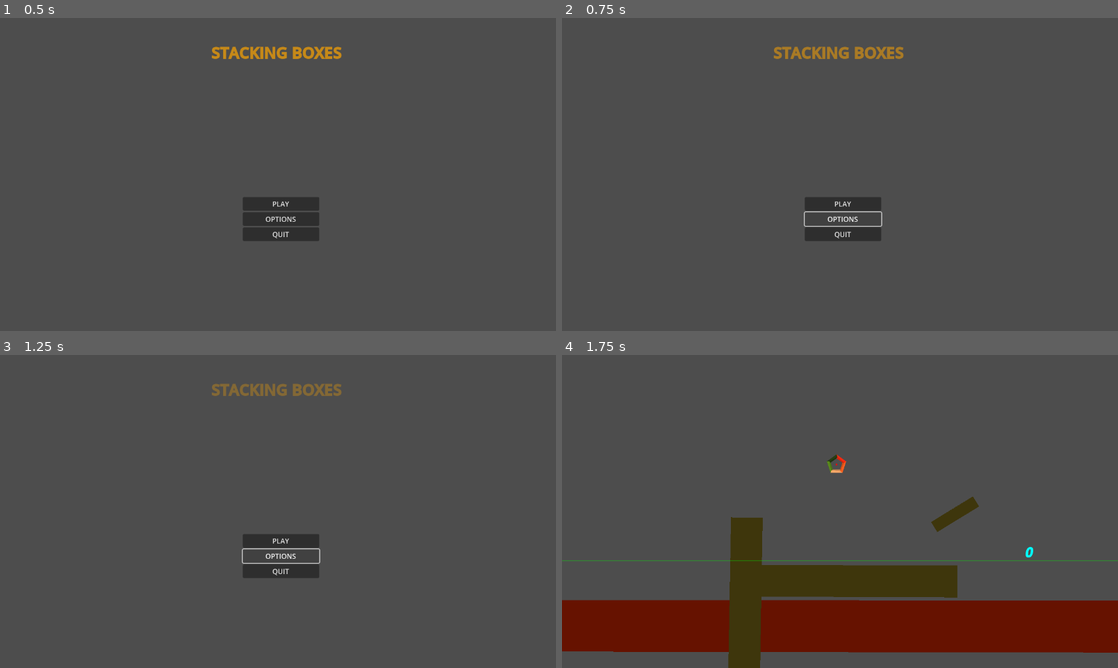
Above: before the commit, frames 1-4 (two rows, left to right).
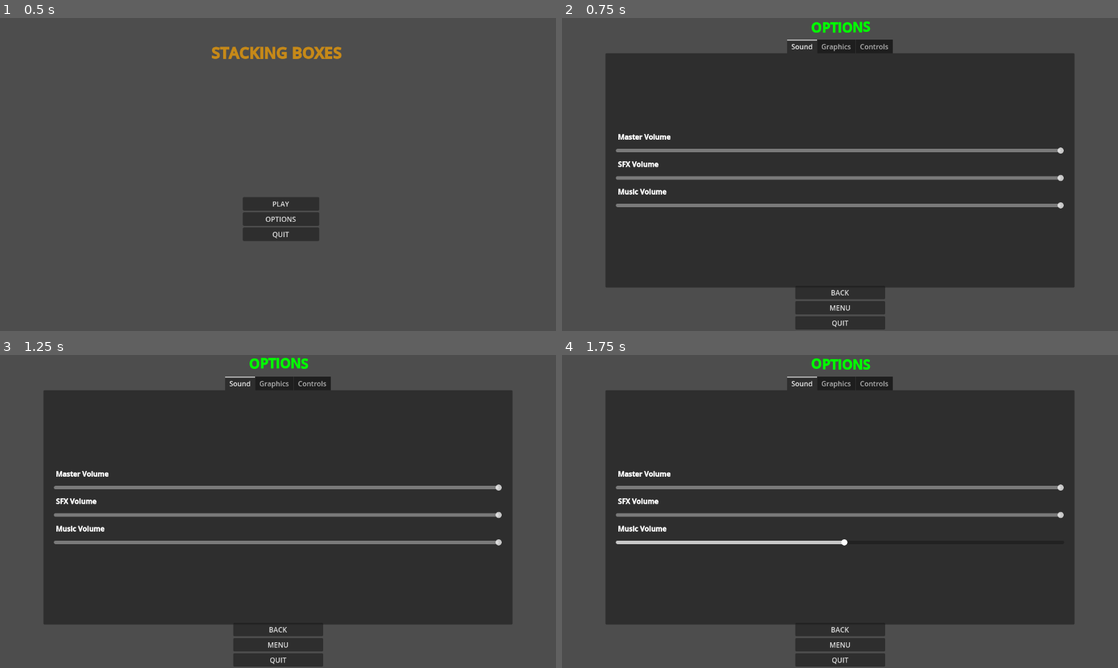
Above: after the commit, the same moments.

Repository: CodyI20/stacking-boxes
Game: Godot game, scene res://Scenes/main_menu.tscn
Same seed, same stepped clock (60 frames per second), same inputs: the game is played once before the commit and once after it. This scene is started directly instead of the project's main scene. The engine's default icon, where the game draws it, is replaced by a stand-in: a white triangle on a blue panel in a dark square.
Inputs (mouse positions are in pixels of both pictures, inside the frame that each line leads up to):
- Up to frame 1 (0.5 s): no input
- Up to frame 2 (0.75 s): click "OPTIONS" at 0.5 s
- Up to frame 3 (1.25 s): no input
- Up to frame 4 (1.75 s): click (845, 539) at 1.25 s, where only the run before the commit has a clickable "PLAY"

Frame 1 is identical in both runs. In frame 2, 64% of the frame differs, in the area x 7-93%, y 0-100%; in frame 3, 64%; in frame 4, 75%, in the area x 0-100%, y 0-100%.
Error before the commit: Invalid call. Nonexistent function 'enable_options_menu' in base 'Node (Utility.gd)'. (res://GDScripts/main_menu.gd:8)

Commit message:
Updates
- Added a tab container for the settings
- Set the process mode of the AudioManager root to "Always" so that the music doesn't stop playing when the game is paused (STILL WIP WITH THE VFX)

Diff:
--- a/GDScripts/main_menu.gd
+++ b/GDScripts/main_menu.gd
@@ -5,7 +5,7 @@
 	Utility.go_to_game_scene()
 
 func _on_options_button_pressed() -> void:
-	Utility.enable_options_menu()
+	Utility.toggle_options_menu(true)
 
 func _on_quit_button_pressed() -> void:
 	Utility.quit_game()
--- a/GDScripts/options.gd
+++ b/GDScripts/options.gd
@@ -9,12 +9,12 @@
 var SFX_VOLUME_INDEX = AudioServer.get_bus_index("SFX")
 #endregion
 
-@onready var resolutions: OptionButton = $OptionsContainer/Resolution/Resolutions
-@onready var window_modes: OptionButton = $OptionsContainer/Resolution/WindowModes
-@onready var v_sync: CheckButton = $"OptionsContainer/Resolution/V-SYNC"
-@onready var master_slider: HSlider = $OptionsContainer/Audio/MasterSlider
-@onready var sfx_slider: HSlider = $OptionsContainer/Audio/SFXSlider
-@onready var music_slider: HSlider = $OptionsContainer/Audio/MusicSlider
+@export var resolutions: OptionButton
+@export var window_modes: OptionButton
+@export var v_sync: CheckButton
+@export var master_slider: HSlider
+@export var sfx_slider: HSlider
+@export var music_slider: HSlider
 
 
 # Called when the node enters the scene tree for the first time.
@@ -33,7 +33,6 @@
 	resolutions.selected = saved_settings.resolution_index
 	DisplayServer.window_set_mode(saved_settings.window_mode)
 	window_modes.selected = saved_settings.window_mode_index
-	center_window(window_modes.selected)
 	DisplayServer.window_set_vsync_mode(saved_settings.v_sync)
 	v_sync.button_pressed = saved_settings.v_sync_bool
 	AudioServer.set_bus_volume_db(MASTER_VOLUME_INDEX, linear2db(clamp(saved_settings.master_volume/100, 0.0, 1.0)))
@@ -58,11 +57,6 @@
 
 	DisplayServer.window_set_size(res_vector)
 
-	# Center the window
-	var screen_size = DisplayServer.screen_get_size()
-	var window_pos = (screen_size - res_vector) / 2
-	DisplayServer.window_set_position(window_pos)
-
 	saved_settings.resolution = res_vector
 	saved_settings.resolution_index = index
 	saved_settings.save()
@@ -73,23 +67,16 @@
 		0:
 			window_mode = DisplayServer.WINDOW_MODE_FULLSCREEN
 		1:
-			DisplayServer.WINDOW_MODE_WINDOWED
+			window_mode = DisplayServer.WINDOW_MODE_WINDOWED
 
 	DisplayServer.window_set_mode(window_mode)
+	DisplayServer.window_set_size(saved_settings.resolution)
 
-	center_window(window_mode)
 
 	saved_settings.window_mode = window_mode
 	saved_settings.window_mode_index = index
 	saved_settings.save()
 
-func center_window(window_mode) -> void:
-	# Center the window
-	if window_mode == DisplayServer.WINDOW_MODE_WINDOWED:
-		var window_size = DisplayServer.window_get_size()
-		var screen_size = DisplayServer.screen_get_size()
-		var window_position = (screen_size - window_size) / 2
-		DisplayServer.window_set_position(window_position)
 
 func _on_vsync_toggled(toggled_on: bool) -> void:
 	if toggled_on:
--- a/Scenes/audio_manager.tscn
+++ b/Scenes/audio_manager.tscn
@@ -5,6 +5,7 @@
 [ext_resource type="AudioStream" uid="uid://dpym8twhbbb53" path="res://Art/Audio/SFX/Object dropped sound.wav" id="3_1pu34"]
 
 [node name="AudioManager" type="Node"]
+process_mode = 3
 script = ExtResource("1_oy5s5")
 
 [node name="BACKGROUND_MUSIC" type="AudioStreamPlayer" parent="."]
--- a/Scenes/options.tscn
+++ b/Scenes/options.tscn
@@ -1,13 +1,14 @@
-[gd_scene load_steps=4 format=3 uid="uid://dk1rgtf8maf0i"]
+[gd_scene load_steps=5 format=3 uid="uid://dk1rgtf8maf0i"]
 
 [ext_resource type="Script" path="res://GDScripts/options.gd" id="1_8iwmn"]
 [ext_resource type="Shader" path="res://Art/Shaders/PauseMenu.gdshader" id="2_2g48d"]
+[ext_resource type="PackedScene" uid="uid://b4mfu0ifno2bj" path="res://Scenes/settings_tab_container.tscn" id="3_wrwmt"]
 
 [sub_resource type="ShaderMaterial" id="ShaderMaterial_ay1a2"]
 shader = ExtResource("2_2g48d")
 shader_parameter/lod = 0.8
 
-[node name="Options" type="Control"]
+[node name="Options" type="Control" node_paths=PackedStringArray("resolutions", "window_modes", "v_sync", "master_slider", "sfx_slider", "music_slider")]
 layout_mode = 3
 anchors_preset = 15
 anchor_right = 1.0
@@ -15,6 +16,12 @@
 grow_horizontal = 2
 grow_vertical = 2
 script = ExtResource("1_8iwmn")
+resolutions = NodePath("SettingsTabContainer/TabContainer/Graphics/MarginContainer/VBoxContainer/Resolutions")
+window_modes = NodePath("SettingsTabContainer/TabContainer/Graphics/MarginContainer/VBoxContainer/WindowModes")
+v_sync = NodePath("SettingsTabContainer/TabContainer/Graphics/MarginContainer/VBoxContainer/V-SYNC")
+master_slider = NodePath("SettingsTabContainer/TabContainer/Sound/MarginContainer/VBoxContainer/MasterSlider")
+sfx_slider = NodePath("SettingsTabContainer/TabContainer/Sound/MarginContainer/VBoxContainer/SFXSlider")
+music_slider = NodePath("SettingsTabContainer/TabContainer/Sound/MarginContainer/VBoxContainer/MusicSlider")
 
 [node name="Blur" type="ColorRect" parent="."]
 material = SubResource("ShaderMaterial_ay1a2")
@@ -25,124 +32,34 @@
 grow_horizontal = 2
 grow_vertical = 2
 
+[node name="SettingsTabContainer" parent="." instance=ExtResource("3_wrwmt")]
+layout_mode = 1
+
 [node name="RichTextLabel" type="RichTextLabel" parent="."]
 layout_mode = 1
-anchors_preset = -1
-anchor_left = 0.517188
-anchor_top = 0.102
-anchor_right = 0.517188
-anchor_bottom = 0.102
-offset_left = -75.8
-offset_top = -27.096
-offset_right = 75.2
-offset_bottom = 26.904
+anchors_preset = 5
+anchor_left = 0.5
+anchor_right = 0.5
+offset_left = -75.5
+offset_right = 75.5
+offset_bottom = 54.0
 grow_horizontal = 2
 bbcode_enabled = true
 text = "[b][color=GREEN][wave amp = 0.01 frequency=0.2][font_size=30] OPTIONS"
-metadata/_edit_use_anchors_ = true
-
-[node name="OptionsContainer" type="VBoxContainer" parent="."]
-layout_mode = 1
-anchors_preset = -1
-anchor_left = 0.515
-anchor_top = 0.5
-anchor_right = 0.515
-anchor_bottom = 0.5
-offset_left = -328.199
-offset_top = -224.0
-offset_right = 328.801
-offset_bottom = 205.0
-metadata/_edit_use_anchors_ = true
-
-[node name="Resolution" type="VBoxContainer" parent="OptionsContainer"]
-layout_mode = 2
-
-[node name="ResolutionText" type="RichTextLabel" parent="OptionsContainer/Resolution"]
-layout_mode = 2
-bbcode_enabled = true
-text = "[b] Resolution"
-fit_content = true
-
-[node name="Resolutions" type="OptionButton" parent="OptionsContainer/Resolution"]
-layout_mode = 2
-selected = 1
-item_count = 2
-popup/item_0/text = "1920x1080"
-popup/item_1/text = "1280x720"
-popup/item_1/id = 1
-
-[node name="FullscreenText" type="RichTextLabel" parent="OptionsContainer/Resolution"]
-layout_mode = 2
-bbcode_enabled = true
-text = "[b] Window mode"
-fit_content = true
-
-[node name="WindowModes" type="OptionButton" parent="OptionsContainer/Resolution"]
-layout_mode = 2
-selected = 1
-item_count = 2
-popup/item_0/text = "Fullscreen"
-popup/item_1/text = "Windowed"
-popup/item_1/id = 1
-
-[node name="V-SYNCText" type="RichTextLabel" parent="OptionsContainer/Resolution"]
-layout_mode = 2
-bbcode_enabled = true
-text = "[b] V-SYNC"
-fit_content = true
-
-[node name="V-SYNC" type="CheckButton" parent="OptionsContainer/Resolution"]
-layout_mode = 2
-button_pressed = true
-
-[node name="Audio" type="VBoxContainer" parent="OptionsContainer"]
-layout_mode = 2
-
-[node name="MasterVolume" type="RichTextLabel" parent="OptionsContainer/Audio"]
-layout_mode = 2
-bbcode_enabled = true
-text = "[b] Master Volume
-"
-fit_content = true
-
-[node name="MasterSlider" type="HSlider" parent="OptionsContainer/Audio"]
-layout_mode = 2
-value = 100.0
-
-[node name="SFXVolume" type="RichTextLabel" parent="OptionsContainer/Audio"]
-layout_mode = 2
-bbcode_enabled = true
-text = "[b] SFX Volume
-"
-fit_content = true
-
-[node name="SFXSlider" type="HSlider" parent="OptionsContainer/Audio"]
-layout_mode = 2
-value = 100.0
-
-[node name="MusicVolume" type="RichTextLabel" parent="OptionsContainer/Audio"]
-layout_mode = 2
-bbcode_enabled = true
-text = "[b] Music Volume
-"
-fit_content = true
-
-[node name="MusicSlider" type="HSlider" parent="OptionsContainer/Audio"]
-layout_mode = 2
-value = 100.0
 
 [node name="ButtonsContainer" type="VBoxContainer" parent="."]
 layout_mode = 1
-anchors_preset = -1
-anchor_left = 0.507
-anchor_top = 0.85
-anchor_right = 0.507
-anchor_bottom = 0.85
-offset_left = -88.96
-offset_top = -33.0
-offset_right = 90.04
-offset_bottom = 33.0
-metadata/_edit_use_anchors_ = true
+anchors_preset = 7
+anchor_left = 0.5
+anchor_top = 1.0
+anchor_right = 0.5
+anchor_bottom = 1.0
+offset_left = -103.0
+offset_top = -104.0
+offset_right = 104.0
+offset_bottom = -3.0
+grow_horizontal = 2
+grow_vertical = 0
 
 [node name="BackButton" type="Button" parent="ButtonsContainer"]
 layout_mode = 2
@@ -157,12 +74,14 @@
 layout_mode = 2
 text = "QUIT"
 
-[connection signal="item_selected" from="OptionsContainer/Resolution/Resolutions" to="." method="_on_resolutions_item_selected"]
-[connection signal="item_selected" from="OptionsContainer/Resolution/WindowModes" to="." method="_on_window_modes_item_selected"]
-[connection signal="toggled" from="OptionsContainer/Resolution/V-SYNC" to="." method="_on_vsync_toggled"]
-[connection signal="value_changed" from="OptionsContainer/Audio/MasterSlider" to="." method="_on_master_slider_value_changed"]
-[connection signal="value_changed" from="OptionsContainer/Audio/SFXSlider" to="." method="_on_sfx_slider_value_changed"]
-[connection signal="value_changed" from="OptionsContainer/Audio/MusicSlider" to="." method="_on_music_slider_value_changed"]
+[connection signal="value_changed" from="SettingsTabContainer/TabContainer/Sound/MarginContainer/VBoxContainer/MasterSlider" to="." method="_on_master_slider_value_changed"]
+[connection signal="value_changed" from="SettingsTabContainer/TabContainer/Sound/MarginContainer/VBoxContainer/SFXSlider" to="." method="_on_sfx_slider_value_changed"]
+[connection signal="value_changed" from="SettingsTabContainer/TabContainer/Sound/MarginContainer/VBoxContainer/MusicSlider" to="." method="_on_music_slider_value_changed"]
+[connection signal="item_selected" from="SettingsTabContainer/TabContainer/Graphics/MarginContainer/VBoxContainer/Resolutions" to="." method="_on_resolutions_item_selected"]
+[connection signal="item_selected" from="SettingsTabContainer/TabContainer/Graphics/MarginContainer/VBoxContainer/WindowModes" to="." method="_on_window_modes_item_selected"]
+[connection signal="toggled" from="SettingsTabContainer/TabContainer/Graphics/MarginContainer/VBoxContainer/V-SYNC" to="." method="_on_vsync_toggled"]
 [connection signal="pressed" from="ButtonsContainer/BackButton" to="." method="_on_back_button_pressed"]
 [connection signal="pressed" from="ButtonsContainer/MenuButton" to="." method="_on_menu_button_pressed"]
 [connection signal="pressed" from="ButtonsContainer/QuitButton" to="." method="_on_quit_button_pressed"]
+
+[editable path="SettingsTabContainer"]
--- /dev/null
+++ b/Scenes/settings_tab_container.tscn
@@ -0,0 +1,158 @@
+[gd_scene format=3 uid="uid://b4mfu0ifno2bj"]
+
+[node name="SettingsTabContainer" type="Control"]
+layout_mode = 3
+anchors_preset = 15
+anchor_right = 1.0
+anchor_bottom = 1.0
+grow_horizontal = 2
+grow_vertical = 2
+
+[node name="TabContainer" type="TabContainer" parent="."]
+layout_mode = 1
+anchors_preset = -1
+anchor_right = 1.0
+anchor_bottom = 1.0
+offset_left = 100.0
+offset_top = 50.0
+offset_right = -100.0
+offset_bottom = -100.0
+grow_horizontal = 2
+grow_vertical = 2
+tab_alignment = 1
+current_tab = 0
+
+[node name="Sound" type="TabBar" parent="TabContainer"]
+layout_mode = 2
+metadata/_tab_index = 0
+
+[node name="MarginContainer" type="MarginContainer" parent="TabContainer/Sound"]
+layout_mode = 1
+anchors_preset = 15
+anchor_right = 1.0
+anchor_bottom = 1.0
+grow_horizontal = 2
+grow_vertical = 2
+theme_override_constants/margin_left = 24
+theme_override_constants/margin_top = 24
+theme_override_constants/margin_right = 24
+theme_override_constants/margin_bottom = 24
+
+[node name="VBoxContainer" type="VBoxContainer" parent="TabContainer/Sound/MarginContainer"]
+layout_mode = 2
+theme_override_constants/separation = 12
+alignment = 1
+
+[node name="MasterVolume" type="RichTextLabel" parent="TabContainer/Sound/MarginContainer/VBoxContainer"]
+layout_mode = 2
+bbcode_enabled = true
+text = "[b] Master Volume
+"
+fit_content = true
+
+[node name="MasterSlider" type="HSlider" parent="TabContainer/Sound/MarginContainer/VBoxContainer"]
+layout_mode = 2
+value = 100.0
+
+[node name="SFXVolume" type="RichTextLabel" parent="TabContainer/Sound/MarginContainer/VBoxContainer"]
+layout_mode = 2
+bbcode_enabled = true
+text = "[b] SFX Volume
+"
+fit_content = true
+
+[node name="SFXSlider" type="HSlider" parent="TabContainer/Sound/MarginContainer/VBoxContainer"]
+layout_mode = 2
+value = 100.0
+
+[node name="MusicVolume" type="RichTextLabel" parent="TabContainer/Sound/MarginContainer/VBoxContainer"]
+layout_mode = 2
+bbcode_enabled = true
+text = "[b] Music Volume
+"
+fit_content = true
+
+[node name="MusicSlider" type="HSlider" parent="TabContainer/Sound/MarginContainer/VBoxContainer"]
+layout_mode = 2
+value = 100.0
+
+[node name="Graphics" type="TabBar" parent="TabContainer"]
+visible = false
+layout_mode = 2
+metadata/_tab_index = 1
+
+[node name="MarginContainer" type="MarginContainer" parent="TabContainer/Graphics"]
+layout_mode = 1
+anchors_preset = 15
+anchor_right = 1.0
+anchor_bottom = 1.0
+grow_horizontal = 2
+grow_vertical = 2
+theme_override_constants/margin_left = 24
+theme_override_constants/margin_top = 24
+theme_override_constants/margin_right = 24
+theme_override_constants/margin_bottom = 24
+
+[node name="VBoxContainer" type="VBoxContainer" parent="TabContainer/Graphics/MarginContainer"]
+layout_mode = 2
+theme_override_constants/separation = 12
+
+[node name="ResolutionText" type="RichTextLabel" parent="TabContainer/Graphics/MarginContainer/VBoxContainer"]
+layout_mode = 2
+bbcode_enabled = true
+text = "[b] Resolution"
+fit_content = true
+
+[node name="Resolutions" type="OptionButton" parent="TabContainer/Graphics/MarginContainer/VBoxContainer"]
+layout_mode = 2
+selected = 1
+item_count = 2
+popup/item_0/text = "1920x1080"
+popup/item_1/text = "1280x720"
+popup/item_1/id = 1
+
+[node name="FullscreenText" type="RichTextLabel" parent="TabContainer/Graphics/MarginContainer/VBoxContainer"]
+layout_mode = 2
+bbcode_enabled = true
+text = "[b] Window mode"
+fit_content = true
+
+[node name="WindowModes" type="OptionButton" parent="TabContainer/Graphics/MarginContainer/VBoxContainer"]
+layout_mode = 2
+selected = 1
+item_count = 2
+popup/item_0/text = "Fullscreen"
+popup/item_1/text = "Windowed"
+popup/item_1/id = 1
+
+[node name="V-SYNCText" type="RichTextLabel" parent="TabContainer/Graphics/MarginContainer/VBoxContainer"]
+layout_mode = 2
+bbcode_enabled = true
+text = "[b] V-SYNC"
+fit_content = true
+
+[node name="V-SYNC" type="CheckButton" parent="TabContainer/Graphics/MarginContainer/VBoxContainer"]
+layout_mode = 2
+button_pressed = true
+
+[node name="Controls" type="TabBar" parent="TabContainer"]
+visible = false
+layout_mode = 2
+metadata/_tab_index = 2
+
+[node name="MarginContainer" type="MarginContainer" parent="TabContainer/Controls"]
+layout_mode = 1
+anchors_preset = 15
+anchor_right = 1.0
+anchor_bottom = 1.0
+grow_horizontal = 2
+grow_vertical = 2
+theme_override_constants/margin_left = 24
+theme_override_constants/margin_top = 24
+theme_override_constants/margin_right = 24
+theme_override_constants/margin_bottom = 24
+
+[node name="VBoxContainer" type="VBoxContainer" parent="TabContainer/Controls/MarginContainer"]
+layout_mode = 2
+theme_override_constants/separation = 12
+alignment = 1
